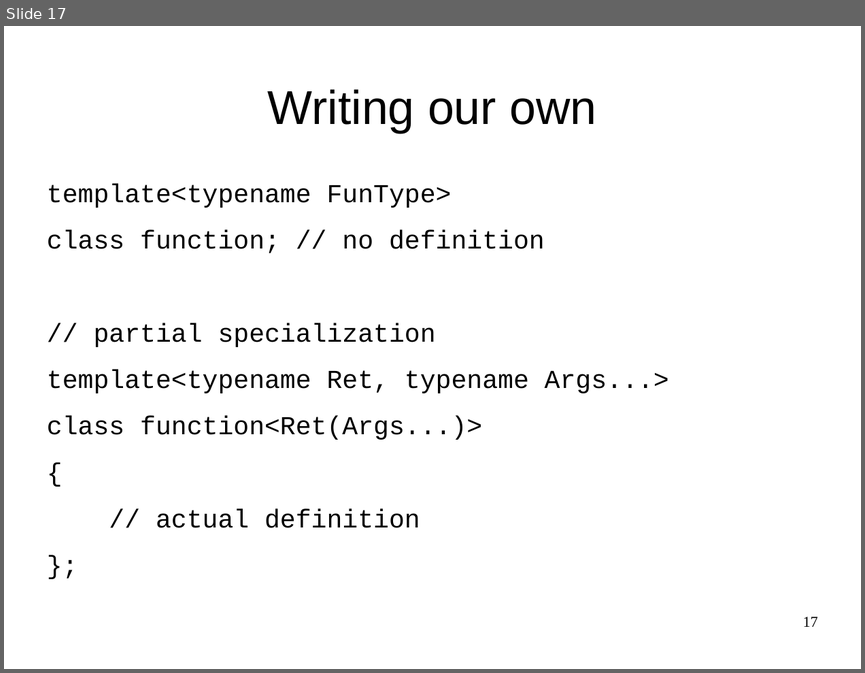
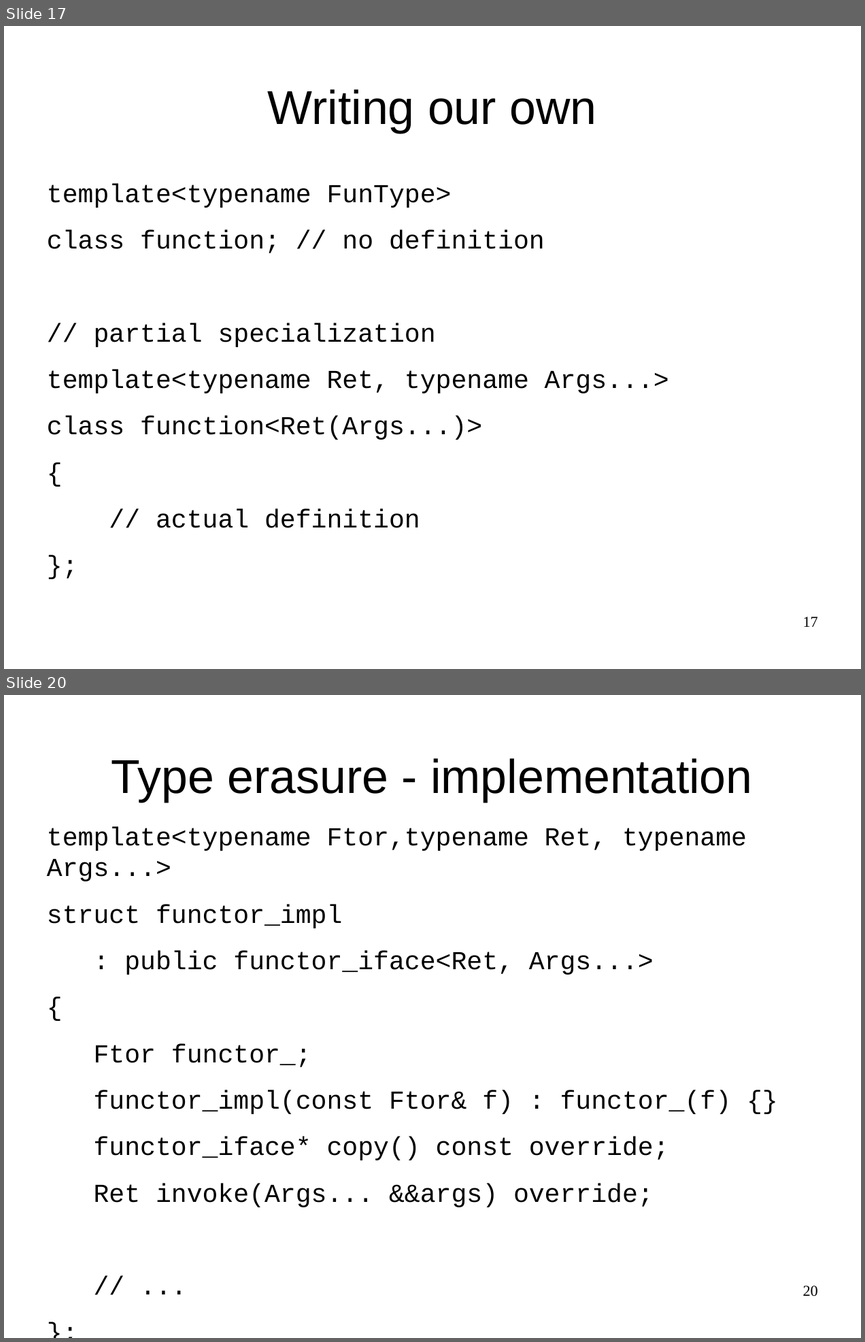
Before and after one commit to maciekgajewski/demystifying_std_function, a slide deck: demystifying-std-function.odp. Shown one above the other, each under a label of ours: slide 17 before the commit, slides 17 and 20 after it; the slides between them are not shown. The pictures are 865x673 and 865x1342 pixels, drawn with LibreOffice and Linux fonts; fonts in the diff are those of the drawing. Boxes give left, top, right and bottom in pixels: in the first picture for what was removed or moved away, otherwise in the second. Text is boxed around its words. In the diff, an @@ line names an element or a change of style, - is before the commit and + after.

```diff
--- a/demystifying-std-function.odp
+++ b/demystifying-std-function.odp
@@ slide 20 added at [4, 695, 861, 1338], background #FFFFFF @@
@@ title added at [111, 758, 752, 802], 44 pt, text #000000 @@
+Type erasure - implementation
@@ text added at [47, 826, 747, 1207], 24.1 pt, text #000000 @@
+template<typename Ftor,typename Ret, typename Args...>
+struct functor_impl
+: public functor_iface<Ret, Args...>
+{
+Ftor functor_;
+functor_impl(const Ftor& f) : functor_(f) {}
+functor_iface* copy() const override;
+Ret invoke(Args... &&args) override;
+// ...
+};
@@ page number added at [803, 1285, 818, 1296], 14 pt, text #000000 @@
+20
```
Also in this commit, not shown: 1 slide changed, 4 other slides added.
